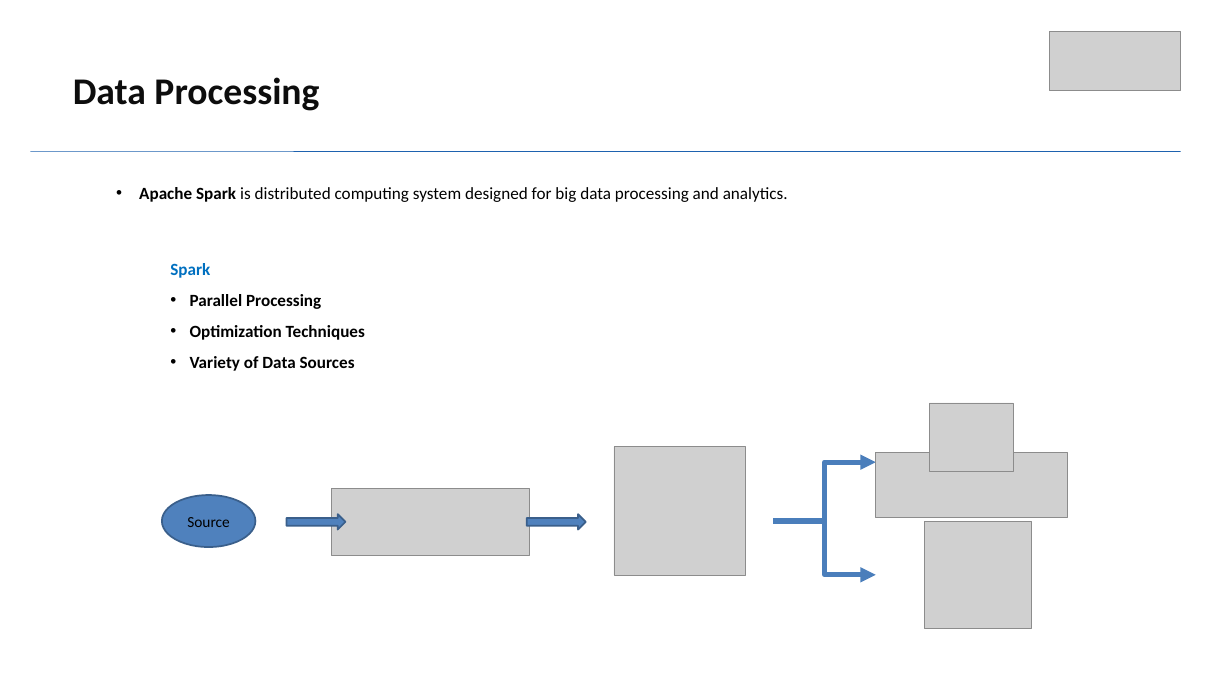
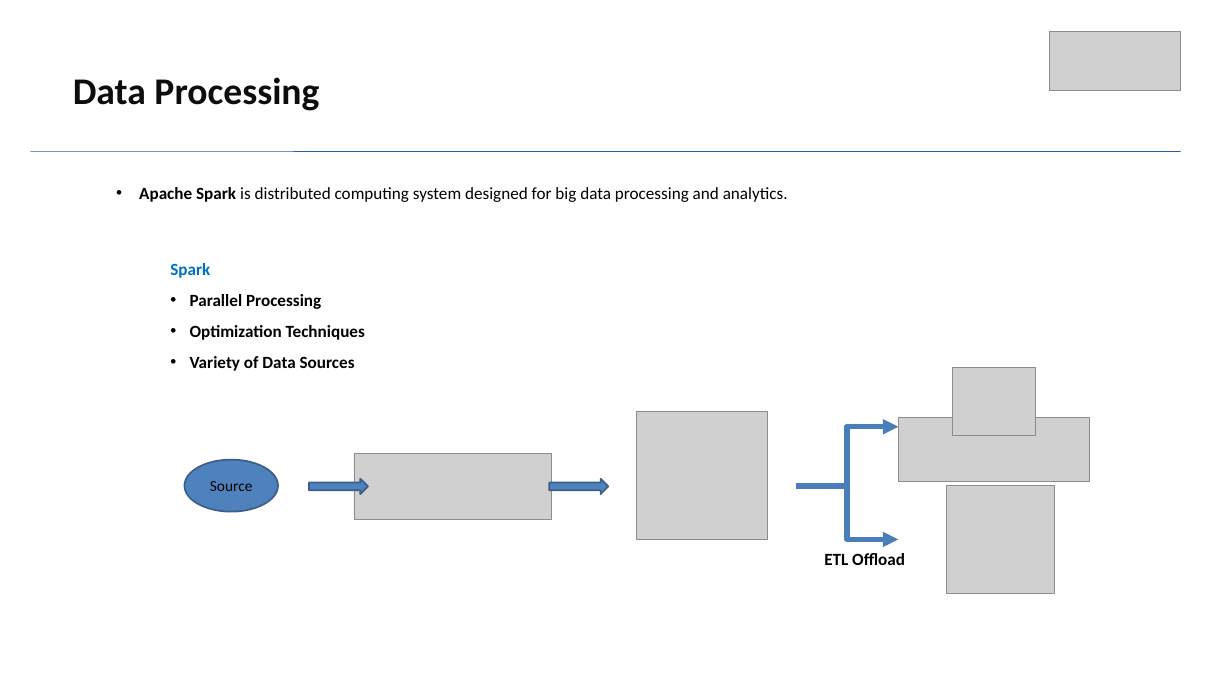
Before and after one commit to ahajiyev628/ms-ahajiyev, a slide deck: slide 7 of demo.pptx. Drawn at 1232x693 pixels with LibreOffice and Linux fonts; fonts in the diff are those of the drawing; grey boxes stand for pictures. Boxes give left, top, right and bottom in pixels: in the first picture for what was removed or moved away, otherwise in the second. Text is boxed around its words. In the diff, an @@ line names an element or a change of style, - is before the commit and + after.

```diff
--- a/demo.pptx
+++ b/demo.pptx
@@ 3 pictures, 1 ellipse, 1 right arrow: place and size @@
-3 pictures, 1 ellipse, 1 right arrow at <box>162,403,1068,575</box>
+3 pictures, 1 ellipse, 1 right arrow at <box>184,368,1090,540</box>
@@ 2 pictures, 2 elbow arrows, 1 right arrow: place and size @@
-2 pictures, 2 elbow arrows, 1 right arrow at <box>286,462,1031,628</box>
+2 pictures, 2 elbow arrows, 1 right arrow at <box>309,427,1054,593</box>
@@ text added at <box>824,553,905,565</box>, 20 pt, text #000000, bold @@
+ETL Offload
```
Also in this commit, not shown: 1 other slide changed, 1 other file.
